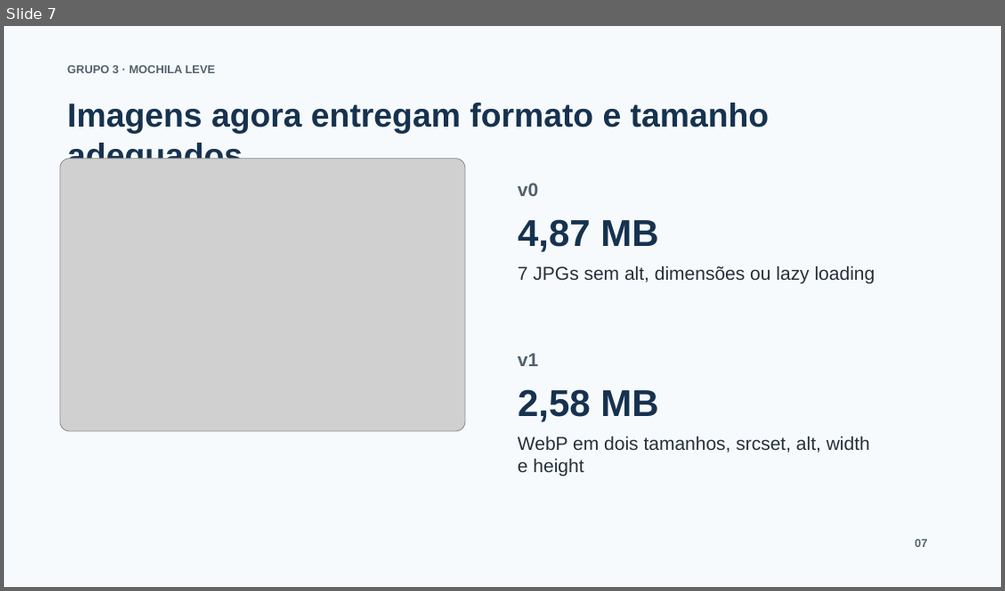
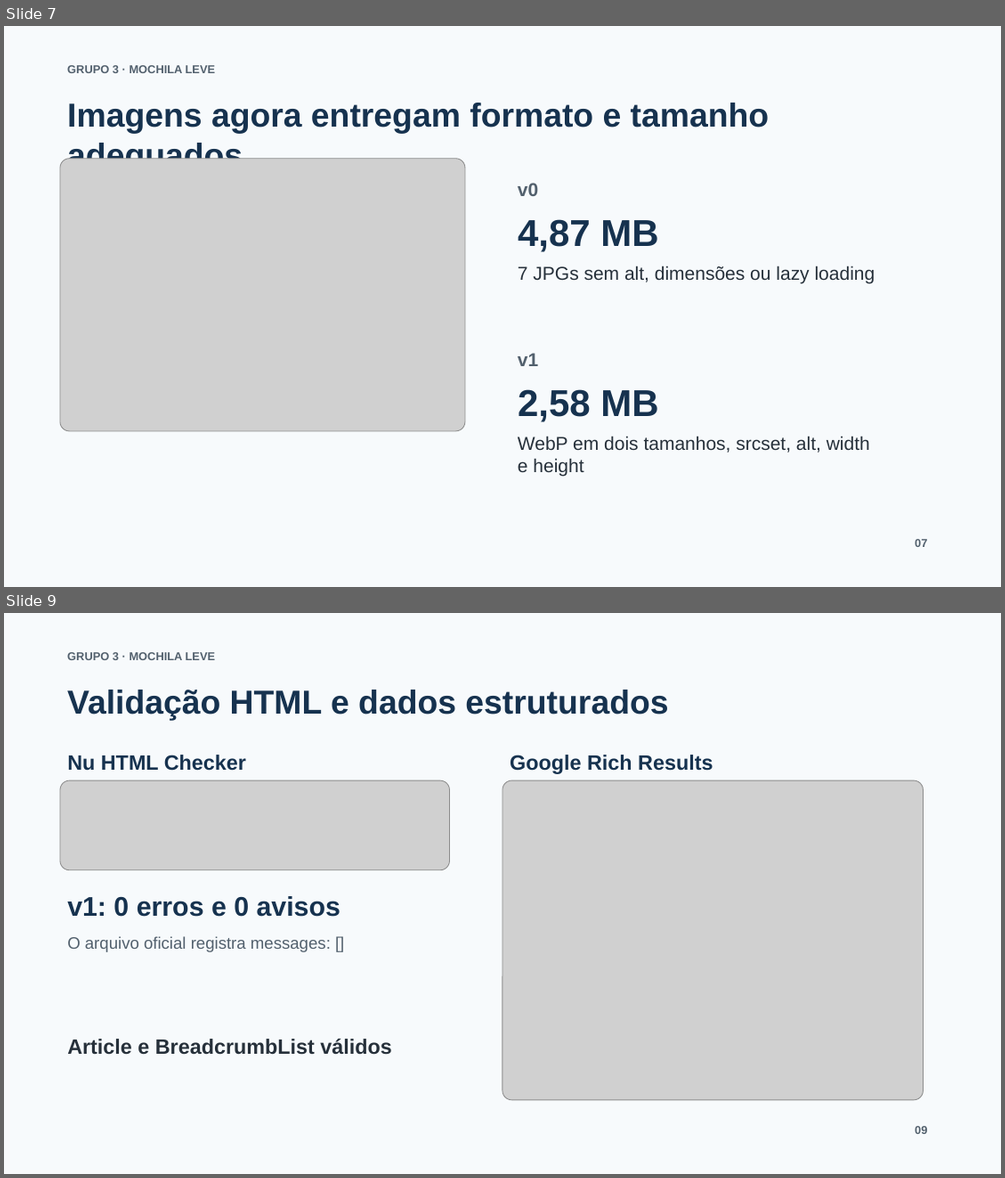
Before and after one commit to MRIshizawa/grupo3-blog-mochila-leve-seo, a slide deck: apresentacao-seo-grupo3.pptx. Shown one above the other, each under a label of ours: slide 7 before the commit, slides 7 and 9 after it; the slides between them are not shown. The pictures are 1005x591 and 1005x1178 pixels, drawn with LibreOffice and Linux fonts; fonts in the diff are those of the drawing; grey boxes stand for pictures. Boxes give left, top, right and bottom in pixels: in the first picture for what was removed or moved away, otherwise in the second. Text is boxed around its words. In the diff, an @@ line names an element or a change of style, - is before the commit and + after.

```diff
--- a/apresentacao-seo-grupo3.pptx
+++ b/apresentacao-seo-grupo3.pptx
@@ slide 9 added at bbox=[4, 613, 1001, 1174], background #F7FAFC @@
@@ text added at bbox=[67, 652, 216, 660], 11 pt, text #52606D, bold @@
+GRUPO 3 · MOCHILA LEVE
@@ text added at bbox=[67, 690, 668, 720], 32 pt, text #16324F, bold @@
+Validação HTML e dados estruturados
@@ text added at bbox=[67, 755, 246, 771], 20 pt, text #16324F, bold @@
+Nu HTML Checker
@@ text added at bbox=[510, 755, 712, 774], 20 pt, text #16324F, bold @@
+Google Rich Results
@@ picture added at bbox=[60, 780, 450, 870] @@
@@ picture added at bbox=[502, 780, 923, 1100] @@
@@ text added at bbox=[67, 896, 340, 916], 26 pt, text #16324F, bold @@
+v1: 0 erros e 0 avisos
@@ text added at bbox=[67, 936, 331, 952], 16 pt, text #52606D @@
+O arquivo oficial registra messages: []
@@ text added at bbox=[67, 1038, 391, 1054], 20 pt, text #26303A, bold @@
+Article e BreadcrumbList válidos
@@ text added at bbox=[914, 1126, 927, 1134], 11 pt, text #52606D, bold @@
+09
```
Also in this commit, not shown: 2 other slides added, 3 slides removed, 6 other files.
